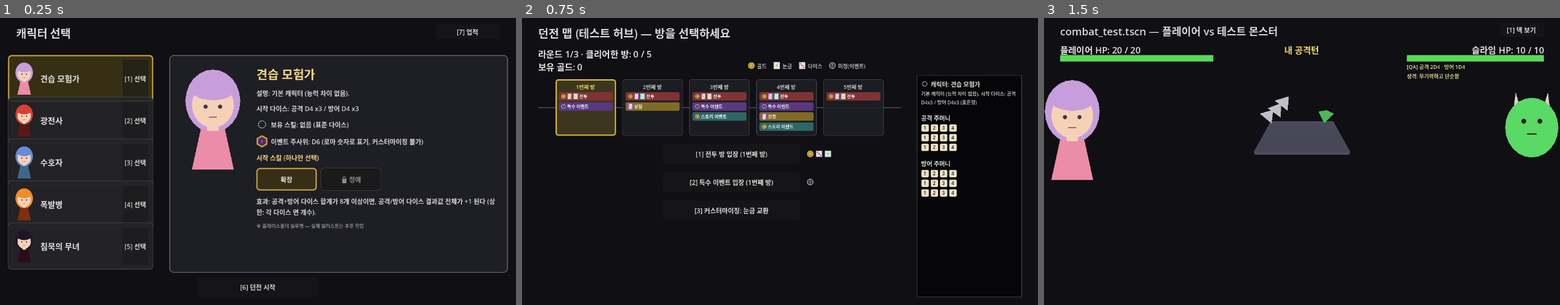
Above: before the commit, frames 1-3 (left to right).
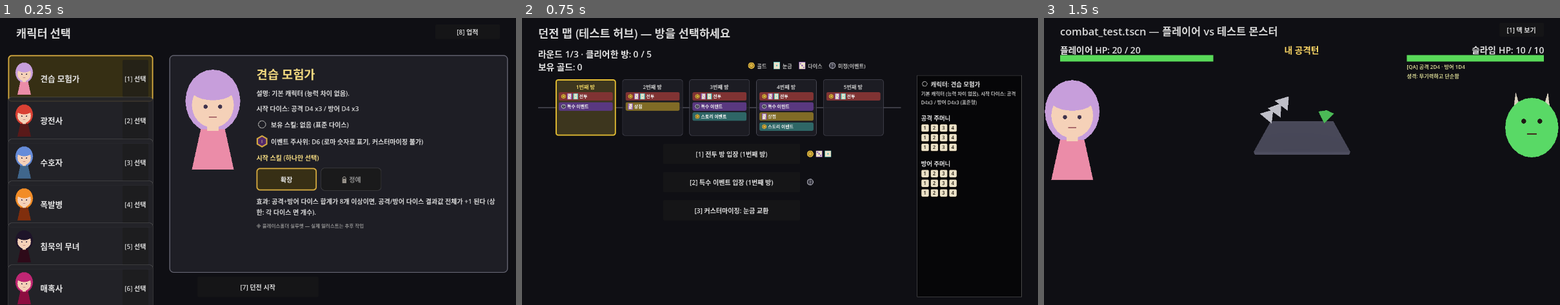
Above: after the commit, the same moments.

Repository: YGseok/ProjectD
Game: Godot game, scene res://code/scenes/character_select.tscn
Two runs of this game, one before a commit and one after it. Both use one fixed random seed, a clock stepped at 60 frames per second and the inputs below.
Inputs:
- Up to frame 1 (0.25 s): no input
- Up to frame 2 (0.75 s): click "[6] 던전 시작" (after the commit: "[7] 던전 시작") at 0.5 s
- Up to frame 3 (1.5 s): click "[1] 전투 방 입장 (1번째 방)" at 1.25 s

The runs differ from the first frame. In frame 1, 0.6% of the frame differs, in the area x 1-90%, y 4-100%; in frame 2, nothing differs; in frame 3, nothing differs.

Commit message:
feat: [대형 기획 4] B — 신규 캐릭터 "매혹사" (id: enchantress, 기믹 charm_flip)
character_profiles.gd에 6번째 캐릭터 추가, dice_bag.gd에 apply_charm_flip()
헬퍼(턴당 최저값 다이스 1개를 최댓값으로 교체) 신설, combat_test.gd에 런타임
분기 배선. skill_icon.gd에 하트 아이콘 추가로 자동 검증 통과, dice_test.gd에
단위 검증 추가. [대형 기획 4]는 A(140)/B(141) 완료, C(곡예사)/D(공통 후속)는
다음 이터레이션으로 남김.

Diff:
--- a/code/scenes/combat_test.gd
+++ b/code/scenes/combat_test.gd
@@ -591,6 +591,17 @@
 	# 계산과 화면에 보이는 결과 칩(_show_exchange_dice_chips) 둘 다 보정된 값을 쓴다.
 	if is_player_attacking and monster_dice_gimmick == "steady_guard":
 		def_values = def_bag.apply_steady_guard(def_values)
+	# "charm_flip" 기믹(매혹사, INBOX.md 2026-09-24 [대형 기획 4]-B): 그 턴에 굴린
+	# 자기 다이스들 중 가장 낮은 값을 보인 다이스 1개를 그 다이스의 최댓값으로 바꾼다
+	# (공격턴/방어턴 모두 적용, 턴마다 1개만). explosive_stack/guard_stack의 보너스
+	# 1D20 턴에는 다이스가 하나뿐이라 이 효과를 얹으면 사실상 "항상 최댓값 확정"이
+	# 되어 보너스 턴의 의미가 옅어지므로, steady_guard처럼 사후 보정이되 여기서는
+	# 평소 자기 주머니(atk_bag/def_bag이 RunState.player_*_bag일 때)에만 적용한다.
+	if player_dice_gimmick == "charm_flip":
+		if is_player_attacking and atk_bag == RunState.player_attack_bag:
+			atk_values = atk_bag.apply_charm_flip(atk_values)
+		elif not is_player_attacking and def_bag == RunState.player_defense_bag:
+			def_values = def_bag.apply_charm_flip(def_values)
 	# "광기 심화"(INBOX.md [미니 기획 C]-4): 이번 공격턴이 폭발 스택 보너스 턴(1D20)이고
 	# 광기 심화를 보유했다면, 한 번 더 굴려 더 높은 값을 채택한다("두 번 굴려 advantage").
 	# "광기 심화+"([미니 기획 D]-4): 추가 리롤을 1번이 아니라 2번 해서 총 굴림 횟수를
--- a/code/scenes/dice_test.gd
+++ b/code/scenes/dice_test.gd
@@ -2220,6 +2220,55 @@
 	lines.append("  reset_run(shieldbearer) 시작 다이스 개수: 공격=%d(기대 3) 방어=%d(기대 4) -> %s" % [
 		RunState.player_attack_bag.count, RunState.player_defense_bag.count,
 		"OK" if shieldbearer_count_ok else "FAIL"
+	])
+
+	# "매혹사"(charm_flip, INBOX.md 2026-09-24 [대형 기획 4]-B)도 explosive_stack/guard_stack과
+	# 마찬가지로 정적 다이스 개조가 없는 기믹(런타임 매 턴 apply_charm_flip()으로 사후
+	# 보정) — reset_run()이 만든 새 주머니는 표준 D4x3 그대로여야 한다.
+	RunState.reset_run("enchantress")
+	var enchantress_id_ok: bool = RunState.character_id == "enchantress"
+	var enchantress_gimmick_ok: bool = CharacterProfiles.get_profile("enchantress")["gimmick"] == "charm_flip"
+	var enchantress_bags_standard_ok: bool = (
+		RunState.player_attack_bag.dice[0] == PackedInt32Array([1, 2, 3, 4])
+		and RunState.player_defense_bag.dice[0] == PackedInt32Array([1, 2, 3, 4])
+	)
+	ok = enchantress_id_ok and enchantress_gimmick_ok and enchantress_bags_standard_ok and ok
+	lines.append("  reset_run(enchantress): character_id=%s gimmick=charm_flip=%s 공격/방어 주머니 표준 유지(정적 개조 없음)=%s -> %s" % [
+		RunState.character_id, enchantress_gimmick_ok, enchantress_bags_standard_ok,
+		"OK" if (enchantress_id_ok and enchantress_gimmick_ok and enchantress_bags_standard_ok) else "FAIL"
+	])
+	var enchantress_count_ok: bool = (
+		RunState.player_attack_bag.count == 3 and RunState.player_defense_bag.count == 3
+	)
+	ok = enchantress_count_ok and ok
+	lines.append("  reset_run(enchantress) 시작 다이스 개수: 공격=%d(기대 3) 방어=%d(기대 3) -> %s" % [
+		RunState.player_attack_bag.count, RunState.player_defense_bag.count,
+		"OK" if enchantress_count_ok else "FAIL"
+	])
+
+	# DiceBag.apply_charm_flip(): 그 턴 굴림값 중 가장 낮은 값을 보인 다이스 1개만 그
+	# 다이스의 최댓값(면 개수)으로 바뀌어야 하고, 나머지는 그대로 유지돼야 한다. 동률이면
+	# 먼저 나온(인덱스가 작은) 다이스를 고른다. steady_guard와 같은 이유로 면 값 자체
+	# (dice 배열)는 건드리지 않는다.
+	var charm_bag := DiceBag.new(4, 3)
+	var charm_input := [3, 1, 2]
+	var charm_adjusted: Array = charm_bag.apply_charm_flip(charm_input)
+	var charm_lowest_flipped_ok: bool = charm_adjusted == [3, 4, 2]
+	ok = charm_lowest_flipped_ok and ok
+	lines.append("  apply_charm_flip(D4x3, [3,1,2]): adjusted=%s (기대 [3,4,2], 최저값 인덱스1이 최댓값 4로) -> %s" % [
+		charm_adjusted, "OK" if charm_lowest_flipped_ok else "FAIL"
+	])
+	var charm_tie_input := [2, 2, 4]
+	var charm_tie_adjusted: Array = charm_bag.apply_charm_flip(charm_tie_input)
+	var charm_tie_ok: bool = charm_tie_adjusted == [4, 2, 4]
+	ok = charm_tie_ok and ok
+	lines.append("  apply_charm_flip(D4x3, [2,2,4], 동률): adjusted=%s (기대 [4,2,4], 먼저 나온 인덱스0 선택) -> %s" % [
+		charm_tie_adjusted, "OK" if charm_tie_ok else "FAIL"
+	])
+	var charm_faces_untouched_ok: bool = charm_bag.dice[0][0] == 1
+	ok = charm_faces_untouched_ok and ok
+	lines.append("  apply_charm_flip 호출 후 면 값 자체는 안 바뀜: dice[0][0]=%d (기대 1) -> %s" % [
+		charm_bag.dice[0][0], "OK" if charm_faces_untouched_ok else "FAIL"
 	])
 
 	# novice(빈 문자열/미정의 id 포함)는 기존과 같이 표준 3/3을 유지해야 한다(회귀 방지 —
--- a/code/scenes/skill_icon.gd
+++ b/code/scenes/skill_icon.gd
@@ -17,8 +17,9 @@
 ## - "fixed_defense_die": 고정 방어 (자물쇠 달린 방패 — 항상 같은 값)
 ## - "explosive_stack": 폭발 스택 (별 모양 폭발)
 ## - "guard_stack": 수호 스택 (겹겹의 방패)
+## - "charm_flip": 매혹 (하트 모양, 2026-09-24 [대형 기획 4]-B "매혹사" 신규)
 
-const CATEGORIES := ["", "min_max_only", "fixed_defense_die", "explosive_stack", "guard_stack"]
+const CATEGORIES := ["", "min_max_only", "fixed_defense_die", "explosive_stack", "guard_stack", "charm_flip"]
 
 var category: String = "":
 	set(v):
@@ -30,6 +31,7 @@
 const COLOR_FIXED := Color(0.4, 0.55, 0.85)
 const COLOR_EXPLOSIVE := Color(0.95, 0.55, 0.15)
 const COLOR_GUARD := Color(0.55, 0.6, 0.65)
+const COLOR_CHARM := Color(0.85, 0.2, 0.5)
 
 
 func _ready() -> void:
@@ -50,6 +52,8 @@
 			_draw_burst()
 		"guard_stack":
 			_draw_layered_shield()
+		"charm_flip":
+			_draw_heart()
 		_:
 			pass
 
@@ -96,6 +100,21 @@
 	draw_arc(Vector2(size.x * 0.5, size.y * 0.62), size.x * 0.18, PI * 0.15, PI * 0.85, 10, COLOR_GUARD.darkened(0.35), 2.0)
 
 
+## "charm_flip"(매혹사) 전용 아이콘 — 원 두 개(하트 윗부분) + 삼각형(하트 아랫부분)을
+## 겹쳐 하트 모양을 근사한다(achievement_icon.gd류처럼 draw_circle/draw_colored_polygon
+## 조합만으로 별도 벡터 에셋 없이 그림).
+func _draw_heart() -> void:
+	var lobe_r := size.x * 0.24
+	draw_circle(Vector2(size.x * 0.32, size.y * 0.38), lobe_r, COLOR_CHARM)
+	draw_circle(Vector2(size.x * 0.68, size.y * 0.38), lobe_r, COLOR_CHARM)
+	var tip := PackedVector2Array([
+		Vector2(size.x * 0.12, size.y * 0.42),
+		Vector2(size.x * 0.88, size.y * 0.42),
+		Vector2(size.x * 0.5, size.y * 0.92),
+	])
+	draw_colored_polygon(tip, COLOR_CHARM)
+
+
 func _draw_burst() -> void:
 	var center := size * 0.5
 	var outer := size.x * 0.44
--- a/code/systems/character_profiles.gd
+++ b/code/systems/character_profiles.gd
@@ -61,6 +61,11 @@
 ##                     최댓값 면을 보여줄 때마다 combat_test.gd가 전투 중 상태로 스택을
 ##                     쌓고, 3스택에서 다음 방어 한 턴만 1D20으로 굴림 (explosive_stack과
 ##                     완전히 같은 메커니즘을 플레이어 방어턴에 대칭 적용)
+##   "charm_flip"    : 정적 다이스 개조 없음(explosive_stack/guard_stack과 동일) — 대신
+##                     매 공격턴/방어턴마다 combat_test.gd가 DiceBag.apply_charm_flip()을
+##                     호출해, 그 턴에 굴린 다이스들 중 가장 낮은 값을 보인 다이스 1개를
+##                     그 다이스의 최댓값으로 바꾼다(INBOX.md 2026-09-24 [대형 기획 4]-B
+##                     "매혹사" 전용, 스택/임계치 없이 매 턴 즉시 적용)
 ## GIMMICK_LABELS: 캐릭터 선택 화면의 상세 정보 패널(2026-09-15 신설, INBOX.md
 ## 2026-09-14 "패널 선택시 오른쪽에 상세 정보를 제공, 초기 제공 주사위/보유 스킬 등"
 ## 반영)에서 "보유 스킬" 줄에 쓸 짧은 이름표. gimmick 필드 값(위 주석 참고) ->
@@ -72,6 +77,7 @@
 	"fixed_defense_die": "고정 방어 (방어 다이스 1개 항상 같은 값)",
 	"explosive_stack": "폭발 스택 (공격 최댓값 3회 누적 → 1D20)",
 	"guard_stack": "수호 스택 (방어 최댓값 3회 누적 → 1D20)",
+	"charm_flip": "매혹 (매 턴 최저값 다이스 1개를 최댓값으로 전환)",
 }
 
 const PROFILES := [
@@ -135,6 +141,18 @@
 		"hair_color": Color(0.12, 0.08, 0.16),
 		"dress_color": Color(0.18, 0.04, 0.1),
 	},
+	{
+		"id": "enchantress",
+		"name": "매혹사",
+		"desc": "섹시하고 도발적인 매혹사 — 매 턴 가장 낮은 값을 보인 다이스 1개를 그 다이스의 최댓값으로 홀려 바꿔버린다(공격/방어 양쪽 모두). 시작 다이스: 공격 D4x3 / 방어 D4x3 (균형형)",
+		"concept": "섹시하고 도발적인 매혹사 — 매 턴 가장 낮은 값을 보인 다이스 1개를 그 다이스의 최댓값으로 홀려 바꿔버린다(공격/방어 양쪽 모두 적용, 턴마다 1개만).",
+		"gimmick": "charm_flip",
+		"attack_count": 3,
+		"defense_count": 3,
+		"event_die_sides": 6,
+		"hair_color": Color(0.75, 0.15, 0.45),
+		"dress_color": Color(0.55, 0.05, 0.25),
+	},
 ]
 
 
--- a/code/systems/dice_bag.gd
+++ b/code/systems/dice_bag.gd
@@ -175,6 +175,26 @@
 	return adjusted
 
 
+## 캐릭터 기믹 "charm_flip"(매혹사, INBOX.md 2026-09-24 [대형 기획 4]-B) 전용 헬퍼 —
+## apply_steady_guard()/apply_flat_bonus()와 같은 접근(원본 배열은 건드리지 않고 보정된
+## 새 배열을 반환)이지만, 이번 턴 굴림값 중 "가장 낮은 값을 보인 다이스 딱 1개"를 그
+## 다이스의 최댓값(면 개수)으로 교체한다. 동률이면 먼저 나온(인덱스가 작은) 다이스를
+## 고른다 — 매 턴 1개만이라는 지시를 지키기 위해 반드시 하나만 찾고 멈춘다.
+func apply_charm_flip(values: Array) -> Array:
+	var adjusted := values.duplicate()
+	var min_index := -1
+	var min_value := 0
+	for i in dice.size():
+		if i >= adjusted.size():
+			continue
+		if min_index == -1 or adjusted[i] < min_value:
+			min_index = i
+			min_value = adjusted[i]
+	if min_index != -1:
+		adjusted[min_index] = dice[min_index].size()
+	return adjusted
+
+
 var count: int:
 	get:
 		return dice.size()
Not shown, changed: docs/STATUS.md
Not shown, changed: docs/STATUS_ARCHIVE.md
Not shown, changed: docs/feedback/INBOX.md
